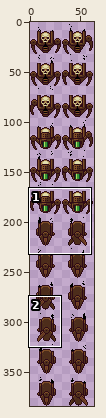
File history of a sprite sheet, Resources/Textures/_Goobstation/Heretic/eldritch_mobs.rsi/rust_walker.png. The picture above shows the old version from afar; the outline marks the close-up.
Close-up. Old version:
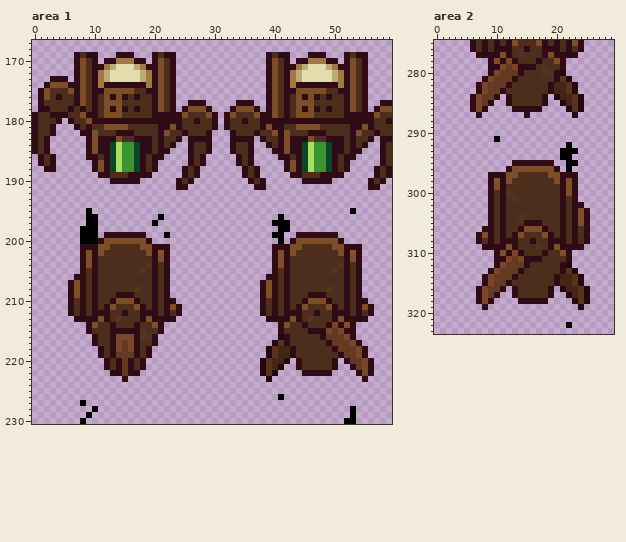
The file is 64x384 pixels. Colours within 5 levels of each other are drawn and written as one. Shown: area 1: x 0..59, y 167..230; area 2: x 0..29, y 275..323. The commit also changed other parts of the picture, which this record leaves out.
The same view after the edit:
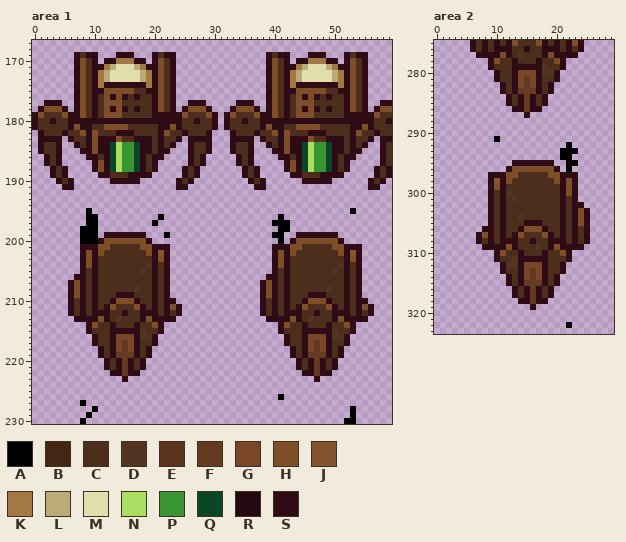
Palette (. is transparent): A #000000  B #452615  C #4d2d1b  D #533321  E #5a331d  F #643a22  G #794629  H #7d4e27  J #83542d  K #a27944  L #bbac77  M #e1ddac  N #aade62  P #3a9432  Q #094726  R #230811  S #2f0b16
The exact change:
Changed rows in their new state; - is an unchanged pixel.
Area 1:
first column x 0:
173 ---...----
174 --.....---
175 -......---
176 -......---
177 -.SSS..---
178 --HHHS.SH-
179 -H-CCHSS-C
180 ---SCC-SSS
181 ---CCCSHS-
182 .S-CCSCCH-
183 .S-SS-SCC-
184 .SCCS--SC-
185 .SCCS---S-
186 -.SCS-----
187 -.SCS-----
188 --.-CS----
189 ---SCS----
190 ----SCS---
191 -----SS---
first column x 38:
214 ------------CC-----
215 -------S---SDCC----
216 ---.---SGGGSDDS.---
217 --..---SGFG-CCS..--
218 -....--SGFGSCS....-
219 -....--SFFFS--....-
220 .....---SFS---.....
221 ....----SFS----....
222 ...------F------...
223 -.-------S-------.-
Area 2:
first column x 6:
278 -----CC------------
279 ----CCCS---S-------
280 ---.SCCSGGGS---.---
281 --..SCC-GFGS---..--
282 -....SCSGFGS--....-
283 -....--SFFFS--....-
284 .....---SFS---.....
285 ....----SFS----....
286 ...------F------...
287 -.---------------.-
first column x 7:
310 -----CC------------
311 ----CCDS---S-------
312 ---.SDDSGGGS---.---
313 --..SCC-GFGS---..--
314 -....SCSGFGS--....-
315 -....--SFFFS--....-
316 .....---SFS---.....
317 ....----SFS----....
318 ...------F------...
319 -.-------S-------.-
Boxes around the changes in both close-ups, in picture pixels (x1, y1, x2, y2):
changed: (32, 76, 92, 190)
changed: (260, 322, 374, 382)
changed: (470, 58, 584, 118)
changed: (476, 250, 590, 310)
